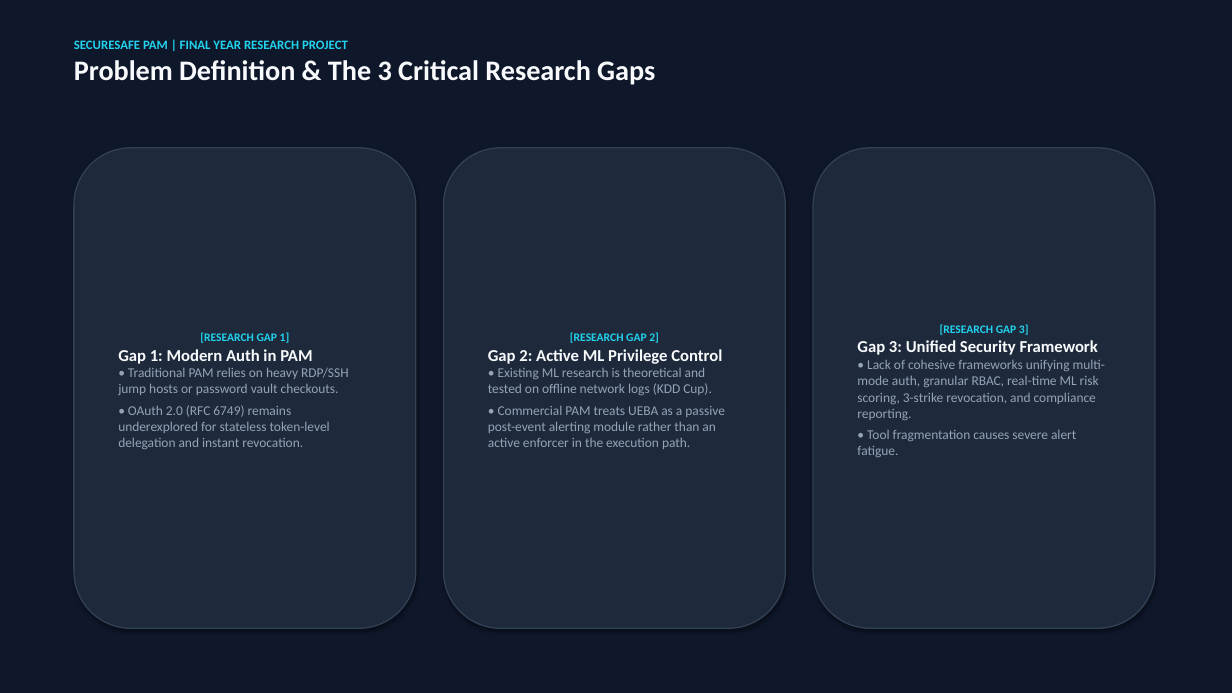
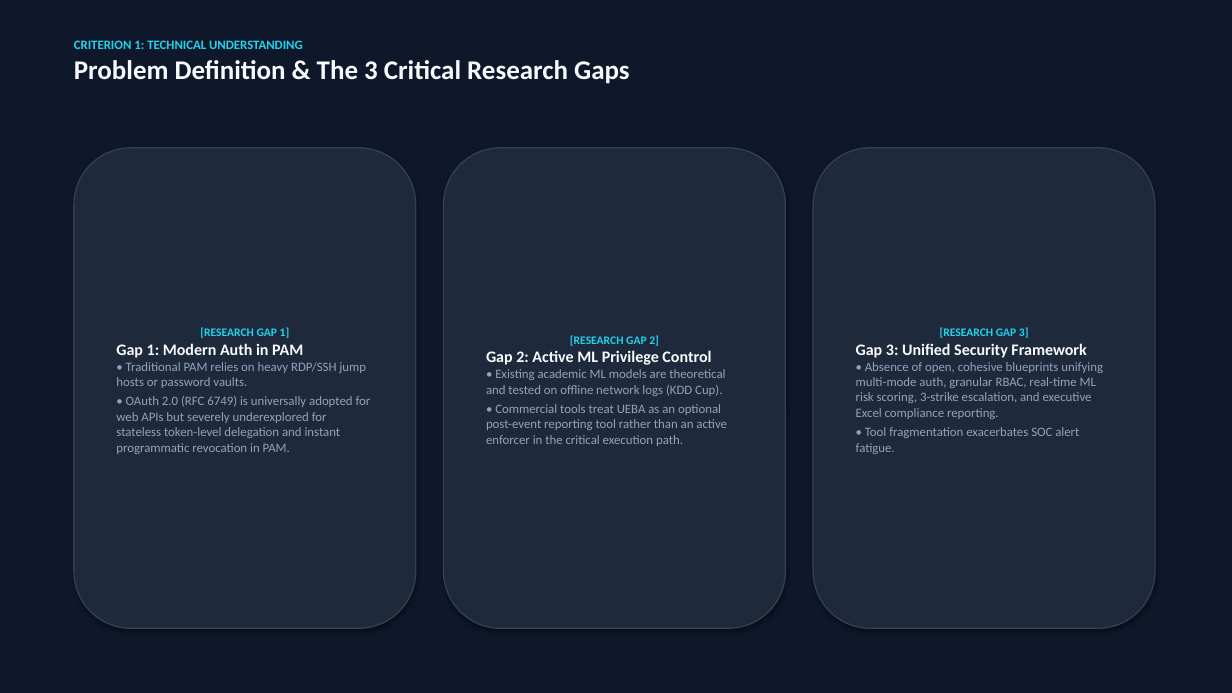
Before and after one commit to Poornadananjaya2001/Dynamic-PAM-System-, a slide deck: slide 4 of PRESENTATION_SLIDES_SECURESAFE_PAM.pptx (slide 3 before the commit). Drawn at 1232x693 pixels with LibreOffice and Linux fonts; fonts in the diff are those of the drawing. Boxes give left, top, right and bottom in pixels: in the first picture for what was removed or moved away, otherwise in the second. Text is boxed around its words. In the diff, an @@ line names an element or a change of style, - is before the commit and + after.

```diff
--- a/PRESENTATION_SLIDES_SECURESAFE_PAM.pptx
+++ b/PRESENTATION_SLIDES_SECURESAFE_PAM.pptx
@@ text at (74,40,303,49): text changed @@
-SECURESAFE PAM | FINAL YEAR RESEARCH PROJECT
+CRITERION 1: TECHNICAL UNDERSTANDING
@@ text at (74,60,630,84): size 22 to 21 pt in "Problem Definition & The 3 Critical Research ..." @@
@@ text in rounded rectangle at (116,343,303,358): size 13 to 12.5 pt in "Gap 1: Modern Auth in PAM" @@
@@ text in rounded rectangle at (486,350,711,365): size 13 to 12.5 pt in "Gap 2: Active ML Privilege Control" @@
@@ text in rounded rectangle at (856,343,1086,358): size 13 to 12.5 pt in "Gap 3: Unified Security Framework" @@
@@ text in rounded rectangle at (116,362,371,454): text changed; size 10.5 to 10 pt @@
-• Traditional PAM relies on heavy RDP/SSH jump hosts or password vault checkouts.
-• OAuth 2.0 (RFC 6749) remains underexplored for stateless token-level delegation and instant revocation.
+• Traditional PAM relies on heavy RDP/SSH jump hosts or password vaults.
+• OAuth 2.0 (RFC 6749) is universally adopted for web APIs but severely underexplored for stateless token-level delegation and instant programmatic revocation in PAM.
@@ text in rounded rectangle at (486,369,727,446): text changed; size 10.5 to 10 pt @@
-• Existing ML research is theoretical and tested on offline network logs (KDD Cup).
-• Commercial PAM treats UEBA as a passive post-event alerting module rather than an active enforcer in the execution path.
+• Existing academic ML models are theoretical and tested on offline network logs (KDD Cup).
+• Commercial tools treat UEBA as an optional post-event reporting tool rather than an active enforcer in the critical execution path.
@@ text in rounded rectangle at (856,362,1103,454): text changed; size 10.5 to 10 pt @@
-• Lack of cohesive frameworks unifying multi-mode auth, granular RBAC, real-time ML risk scoring, 3-strike revocation, and compliance reporting.
-• Tool fragmentation causes severe alert fatigue.
+• Absence of open, cohesive blueprints unifying multi-mode auth, granular RBAC, real-time ML risk scoring, 3-strike escalation, and executive Excel compliance reporting.
+• Tool fragmentation exacerbates SOC alert fatigue.
```
Also in this commit, not shown: 18 other slides changed, 7 slides added, 1 slide removed, 1 other file.
